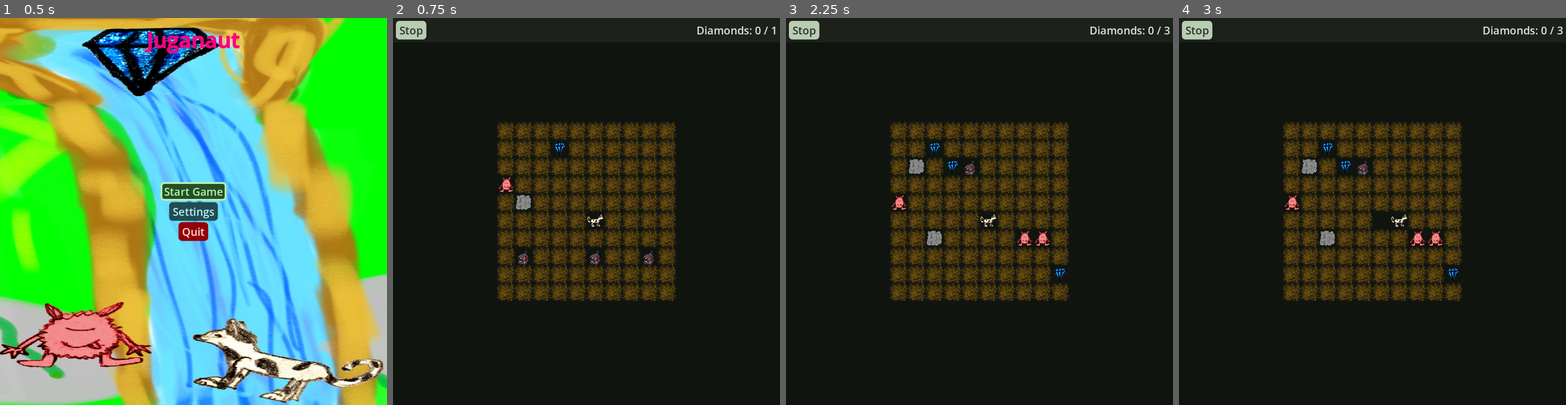
Above: before the commit, frames 1-4 (left to right).
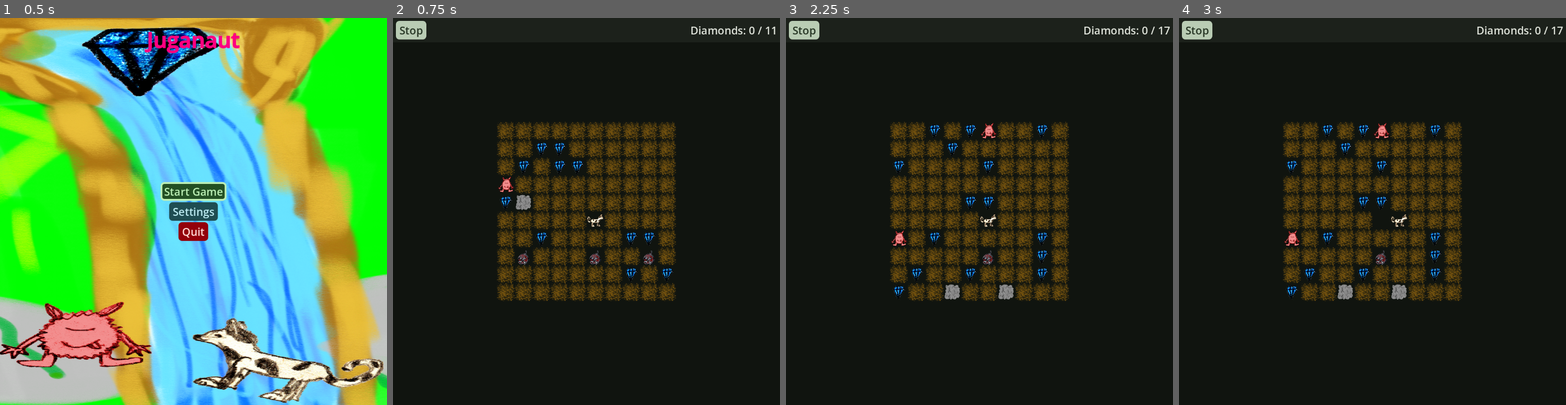
Above: after the commit, the same moments.

Repository: SirVincelot24/juganaut-godot
Game: Godot game, scene res://scenes/MainMenu.tscn
Same seed, same stepped clock (60 frames per second), same inputs: the game is played once before the commit and once after it.
Inputs (mouse positions are in pixels of both pictures, inside the frame that each line leads up to):
- Up to frame 1 (0.5 s): no input
- Up to frame 2 (0.75 s): click "Start Game" at 0.5 s
- Up to frame 3 (2.25 s): click "Stop" at 1.25 s; click "Start Game" at 2 s
- Up to frame 4 (3 s): tap Enter at 2.75 s; move the mouse to (1457, 192) at 2.77 s; hold D (movement.right) from 2.78 s (still down); click (1457, 192) at 2.92 s

Frame 1 is identical in both runs. In frame 2, 1.7% of the frame differs, in the area x 26-98%, y 2-69%; in frame 3, 4.2%, in the area x 26-100%, y 2-74%; in frame 4, 4.2%.

Commit message:
use values from settings for world gen

Diff:
--- a/scripts/BL/grid/grid.gd
+++ b/scripts/BL/grid/grid.gd
@@ -1,7 +1,7 @@
 extends TileMapLayer
 
-@export var max_size = Vector2i(10, 10)
-@export var player_pos = max_size / 2
+@onready var max_size = Vector2i(PlayerPrefs.get_vec2("world_size", Vector2(10, 10)))
+@onready var player_pos = max_size / 2
 var world: WorldBuilder
 
 func game_over(reason: String):
@@ -12,10 +12,12 @@
 	# mark borders with dirt
 	set_cell(Vector2i(0, 0), Pawn.CellType.DIRT, Vector2i.ZERO)
 	set_cell(max_size - Vector2i(1, 1), Pawn.CellType.DIRT, Vector2i.ZERO)
+	var diamonds: Vector2i = PlayerPrefs.get_vec2("diamonds")
+	print(diamonds)
 	# build world
 	world = WorldBuilder.new(self, max_size)
 	world.create_world(max_size,
-		Vector2i(1, 3),
+		diamonds,
 		Vector2i(1, 3),
 		Vector2i(1, 3),
 		Vector2i(1, 3),
--- a/scripts/BL/world_builder.gd
+++ b/scripts/BL/world_builder.gd
@@ -71,6 +71,7 @@
 
 func create_items(world_size: Vector2i, item_count_range: Vector2i, player_coord: Vector2i, item: Pawn.CellType):
 	var item_count = randi_range(item_count_range.x, item_count_range.y)
+	print(item_count, " of type ", item, " from range ", item_count_range)
 	if item == Pawn.CellType.DIAMOND:
 		diamonds_in_game = item_count
 	for i in range(item_count):
--- a/scripts/UI/settings_menu/world_settings.gd
+++ b/scripts/UI/settings_menu/world_settings.gd
@@ -4,16 +4,32 @@
 @onready var height_label = $HeightLabel
 @onready var diamonds_label = $DiamondsLabel
 
+var width: int
+var height: int
+var diamonds: Vector2
 
 func _on_width_changed(value: float) -> void:
 	width_label.text = str(int(value))
+	width = value
 
 func _on_height_changed(value: float) -> void:
 	height_label.text = str(int(value))
+	height = value
 
 func _on_slider_drag_ended(value_changed: bool) -> void:
-	pass # Replace with function body.
-
+	PlayerPrefs.set_pref("world_size", Vector2(width, height))
+	PlayerPrefs.set_pref("diamonds", diamonds)
 
 func _on_diamonds_changed(range_begin: int, range_end: int) -> void:
 	diamonds_label.text = str(range_begin) + " - " + str(range_end)
+	diamonds = Vector2(range_begin, range_end)
+	PlayerPrefs.set_pref("diamonds", diamonds)
+
+func _ready() -> void:
+	var world_size = PlayerPrefs.get_vec2("world_size", Vector2(10, 10))
+	var _diamonds: Vector2 = PlayerPrefs.get_vec2("diamonds", Vector2(10, 20))
+	_on_diamonds_changed(_diamonds.x, _diamonds.y)
+	$WidthSlider.value = world_size.x
+	$HeightSlider.value = world_size.y
+	$DiamondsSlider.range_begin = _diamonds.x
+	$DiamondsSlider.range_end = _diamonds.y
